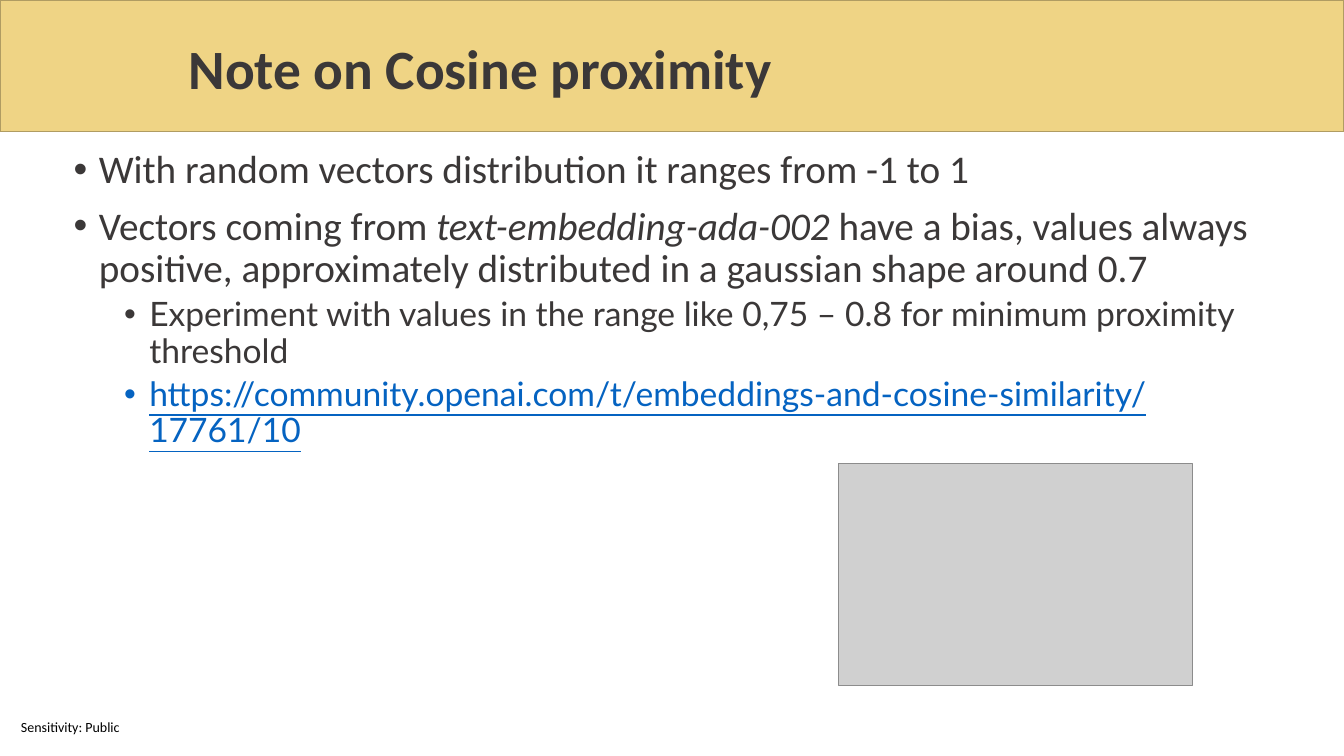
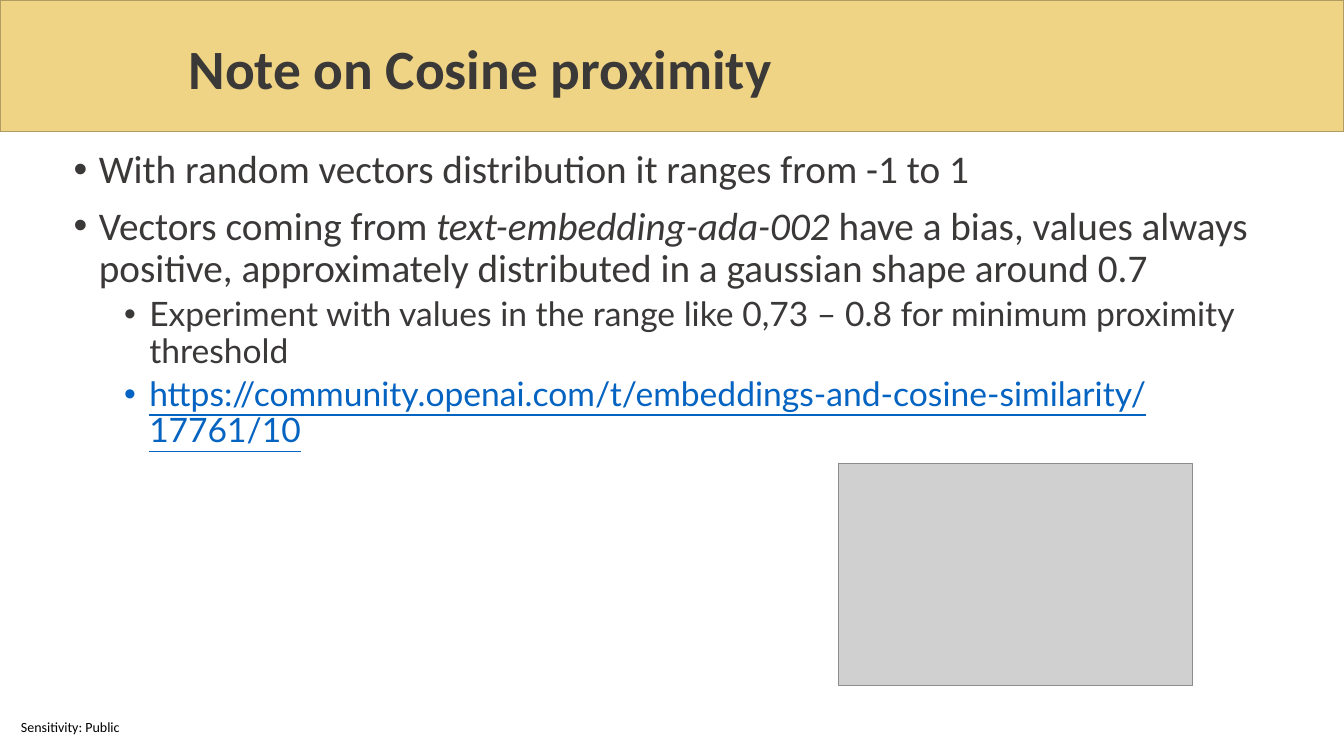
Before and after one commit to sabbadino/AzureDay2023Torino, a slide deck: slide 17 of sessions/room1_15_30/azure-day-ChatBot.pptx. Drawn at 1344x756 pixels with LibreOffice and Linux fonts; fonts in the diff are those of the drawing; grey boxes stand for pictures; background and template pictures are left out. Boxes give left, top, right and bottom in pixels: in the first picture for what was removed or moved away, otherwise in the second. Text is boxed around its words. In the diff, an @@ line names an element or a change of style, - is before the commit and + after.

```diff
--- a/sessions/room1_15_30/azure-day-ChatBot.pptx
+++ b/sessions/room1_15_30/azure-day-ChatBot.pptx
@@ text at (149,301,1234,364): text changed @@
-  • Experiment with values in the range like 0,75 – 0.8 for minimum proximity threshold
+  • Experiment with values in the range like 0,73 – 0.8 for minimum proximity threshold
```
Also in this commit, not shown: 15 other slides changed, 5 slides removed.
